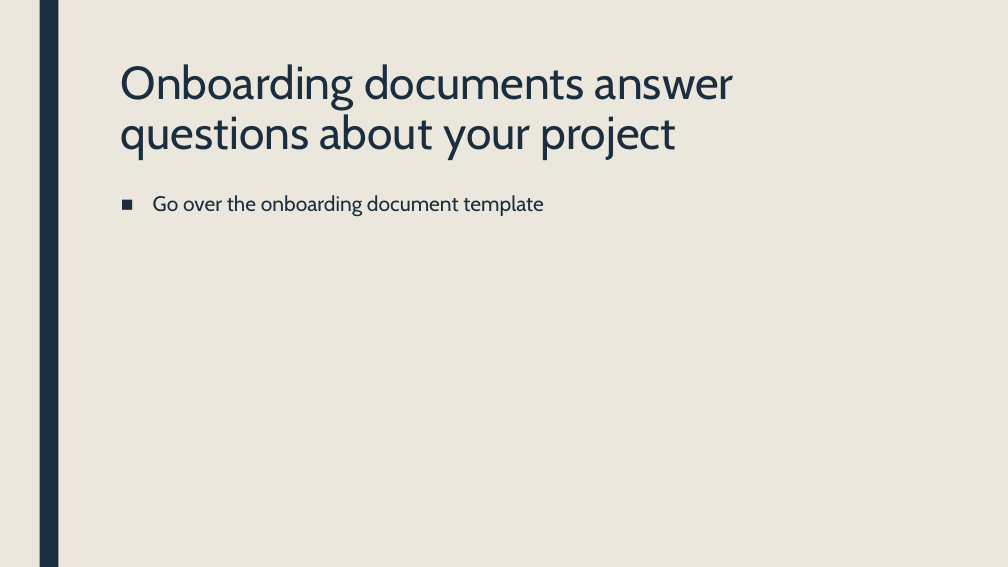
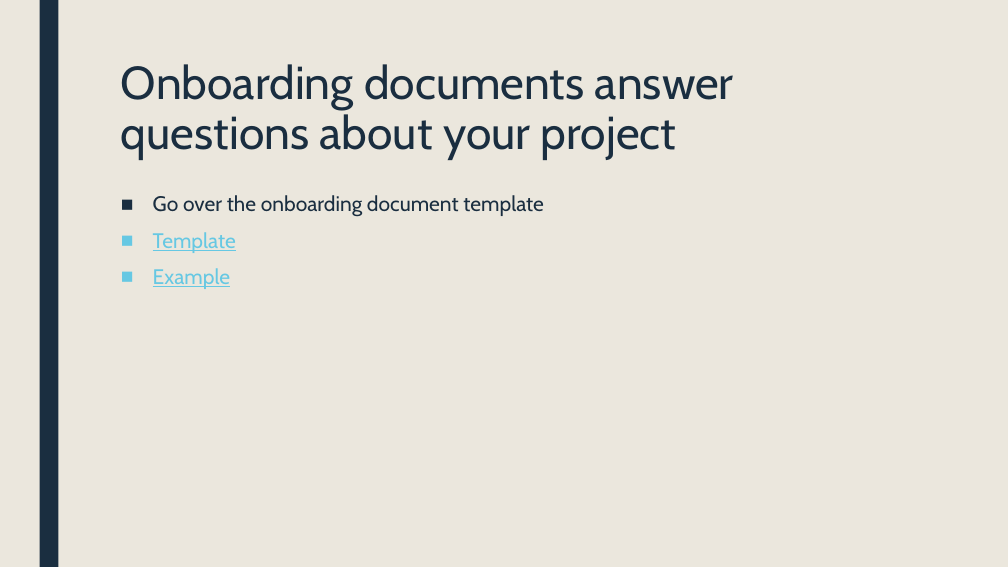
Before and after one commit to harvardinformatics/short-trainings, a slide deck: slide 8 of onboarding-offboarding/Onboarding_Offboarding_Fall2025.pptx. Drawn at 1008x567 pixels with LibreOffice and Linux fonts; fonts in the diff are those of the drawing. Boxes give left, top, right and bottom in pixels: in the first picture for what was removed or moved away, otherwise in the second. Text is boxed around its words. In the diff, an @@ line names an element or a change of style, - is before the commit and + after.

Commit message:
Added onboarding and github
* added git-github/
* added onboarding-offboarding/

Need to put the pdfs online. Can leave the pptx in repo

```diff
--- a/onboarding-offboarding/Onboarding_Offboarding_Fall2025.pptx
+++ b/onboarding-offboarding/Onboarding_Offboarding_Fall2025.pptx
@@ text at <box>153,232,236,289</box>: paragraphs added @@
+■ Template
+■ Example
```
Also in this commit, not shown: 3 other files.
